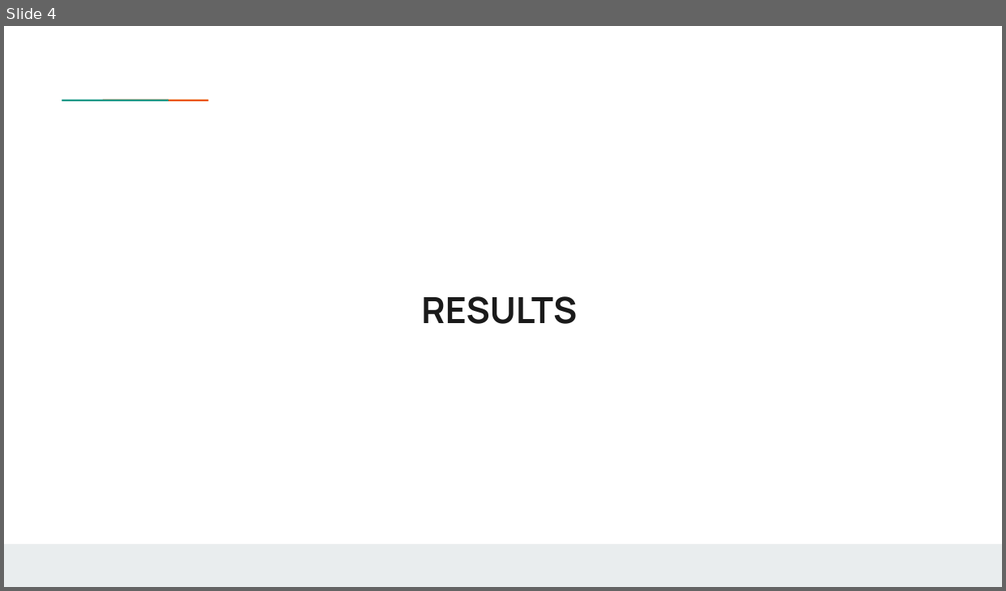
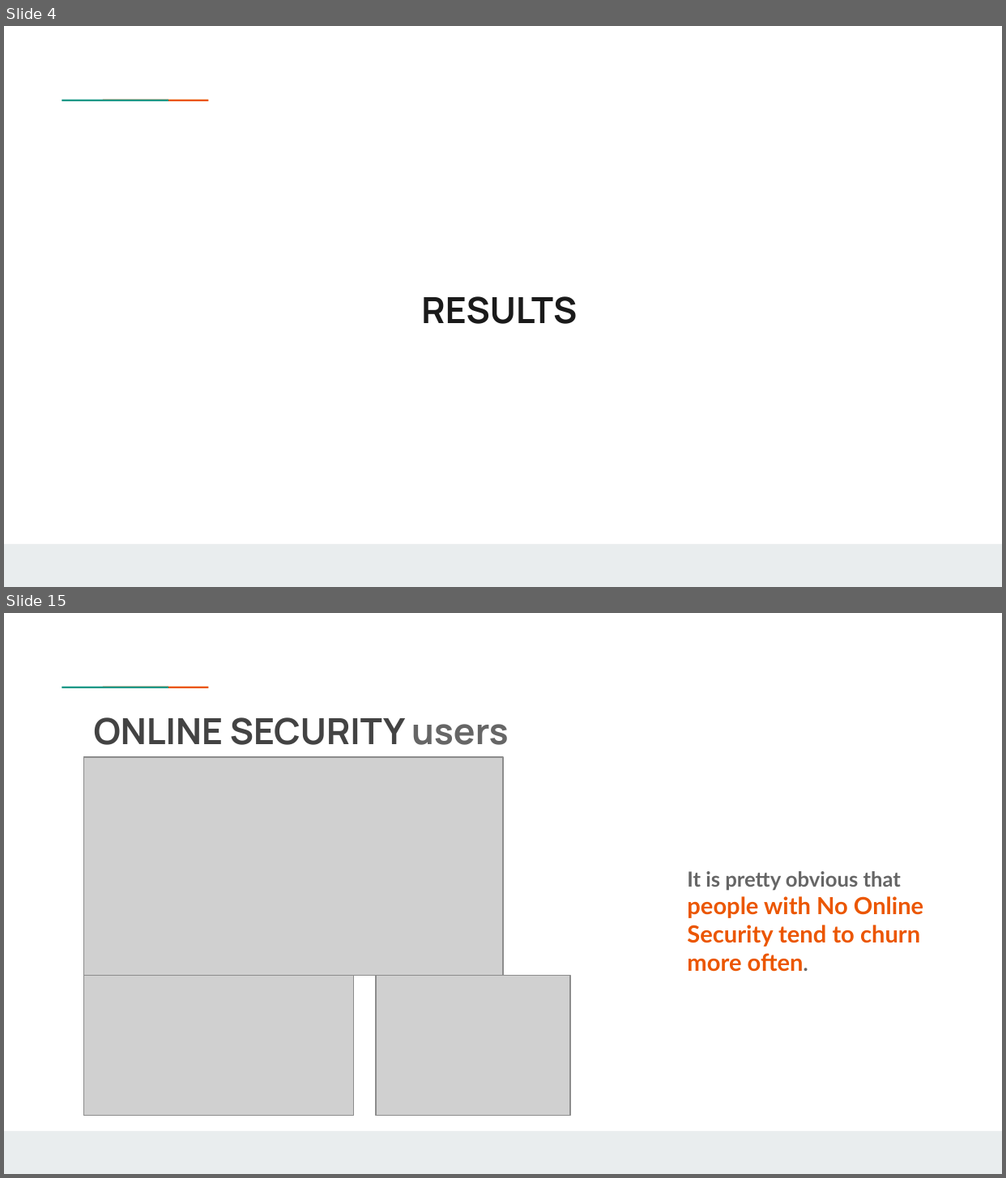
Before and after one commit to weinerkervens/churn_analysis, a slide deck: presentation.pptx. Shown one above the other, each under a label of ours: slide 4 before the commit, slides 4 and 15 after it; the slides between them are not shown. The pictures are 1006x591 and 1006x1178 pixels, drawn with LibreOffice and Linux fonts; fonts in the diff are those of the drawing; grey boxes stand for pictures; background and template pictures are left out. Boxes give left, top, right and bottom in pixels: in the first picture for what was removed or moved away, otherwise in the second. Text is boxed around its words. In the diff, an @@ line names an element or a change of style, - is before the commit and + after.

```diff
--- a/presentation.pptx
+++ b/presentation.pptx
@@ slide 15 added at (4,613,1002,1174), background #FFFFFF; not listed: 3 template elements that a slide beside it also shows @@
@@ title added at (94,717,509,745), 26 pt, text #434343, bold @@
+ONLINE SECURITY users
@@ picture added at (84,756,503,975) @@
@@ text added at (687,871,923,972), 17 pt, text #EB5600, bold @@
+It is pretty obvious that people with No Online Security tend to churn more often.
@@ picture added at (84,975,353,1116) @@
@@ picture added at (377,975,571,1116) @@
```
Also in this commit, not shown: 3 slides changed, 24 other slides added, 13 other files.
